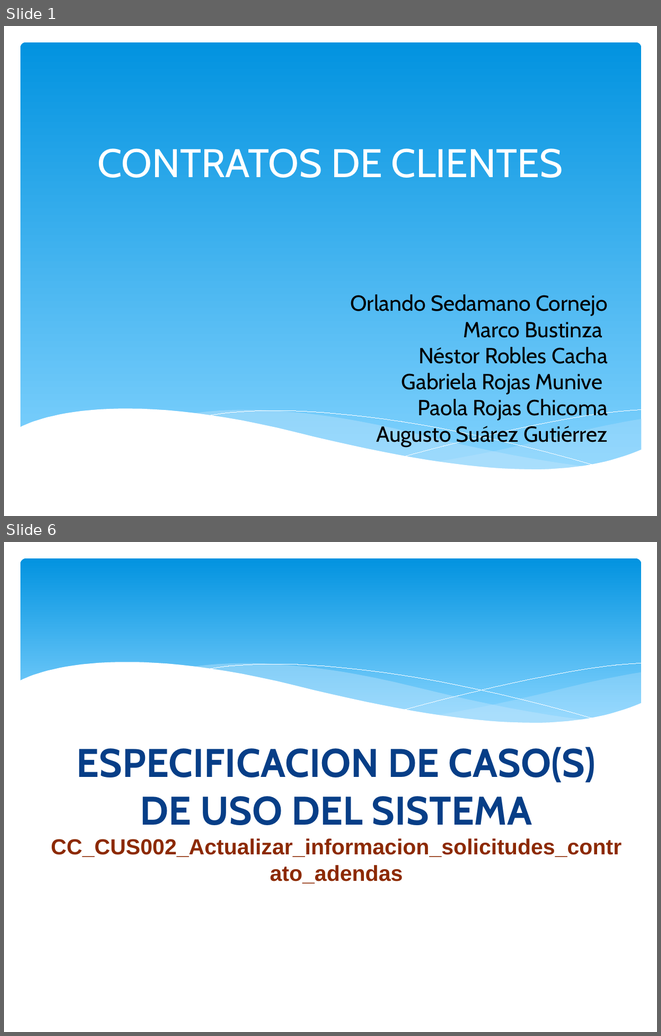
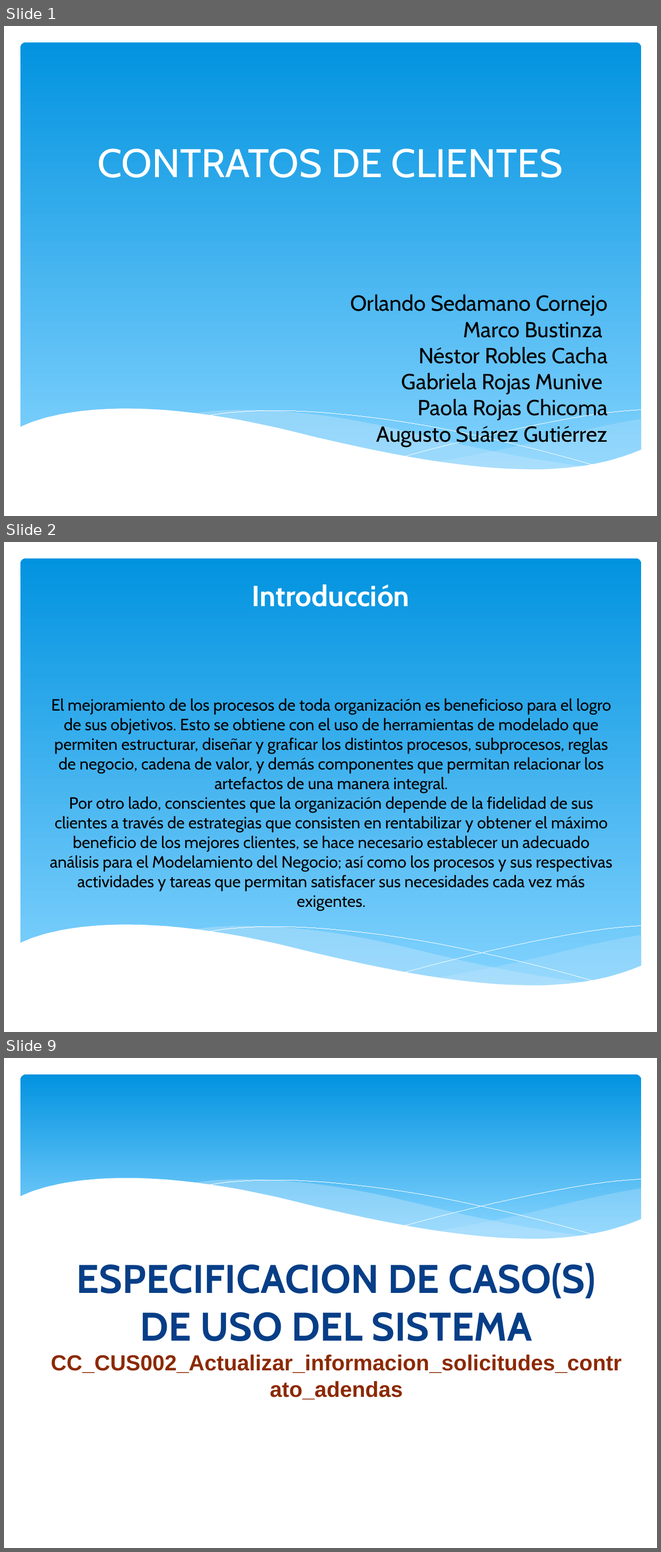
Before and after one commit to orlysemperfi/tp2-contratos-clientes, a slide deck: ITERACION 3/SUB ITERACION 4/PPT SUB-ITERACION 4 v1.0.pptx. Shown one above the other, each under a label of ours: slides 1 and 6 before the commit, slides 1, 2 and 9 after it; the slides between them are not shown. The pictures are 661x1036 and 661x1552 pixels, drawn with LibreOffice and Linux fonts; fonts in the diff are those of the drawing. Boxes give left, top, right and bottom in pixels: in the first picture for what was removed or moved away, otherwise in the second. Text is boxed around its words. In the diff, an @@ line names an element or a change of style, - is before the commit and + after.

```diff
--- a/ITERACION 3/SUB ITERACION 4/PPT SUB-ITERACION 4 v1.0.pptx
+++ b/ITERACION 3/SUB ITERACION 4/PPT SUB-ITERACION 4 v1.0.pptx
@@ slide 2 added at bbox=[4, 542, 657, 1032], background #FFFFFF; not listed: 6 template elements that a slide beside it also shows @@
@@ text added at bbox=[252, 584, 409, 607], 32 pt, text #FFFFFF, bold @@
+Introducción
@@ text added at bbox=[50, 698, 612, 910], 18 pt, text #000000 @@
+El mejoramiento de los procesos de toda organización es beneficioso para el logro de sus objetivos. Esto se obtiene con el uso de herramientas de modelado que permiten estructurar, diseñar y graficar los distintos procesos, subprocesos, reglas de negocio, cadena de valor, y demás componentes que permitan relacionar los artefactos de una manera integral.
+Por otro lado, conscientes que la organización depende de la fidelidad de sus clientes a través de estrategias que consisten en rentabilizar y obtener el máximo beneficio de los mejores clientes, se hace necesario establecer un adecuado análisis para el Modelamiento del Negocio; así como los procesos y sus respectivas actividades y tareas que permitan satisfacer sus necesidades cada vez más exigentes.
@@ what was slide 6 is now slide 9 @@
```
Also in this commit, not shown: 3 slides changed, 4 other slides added, 2 slides removed.
